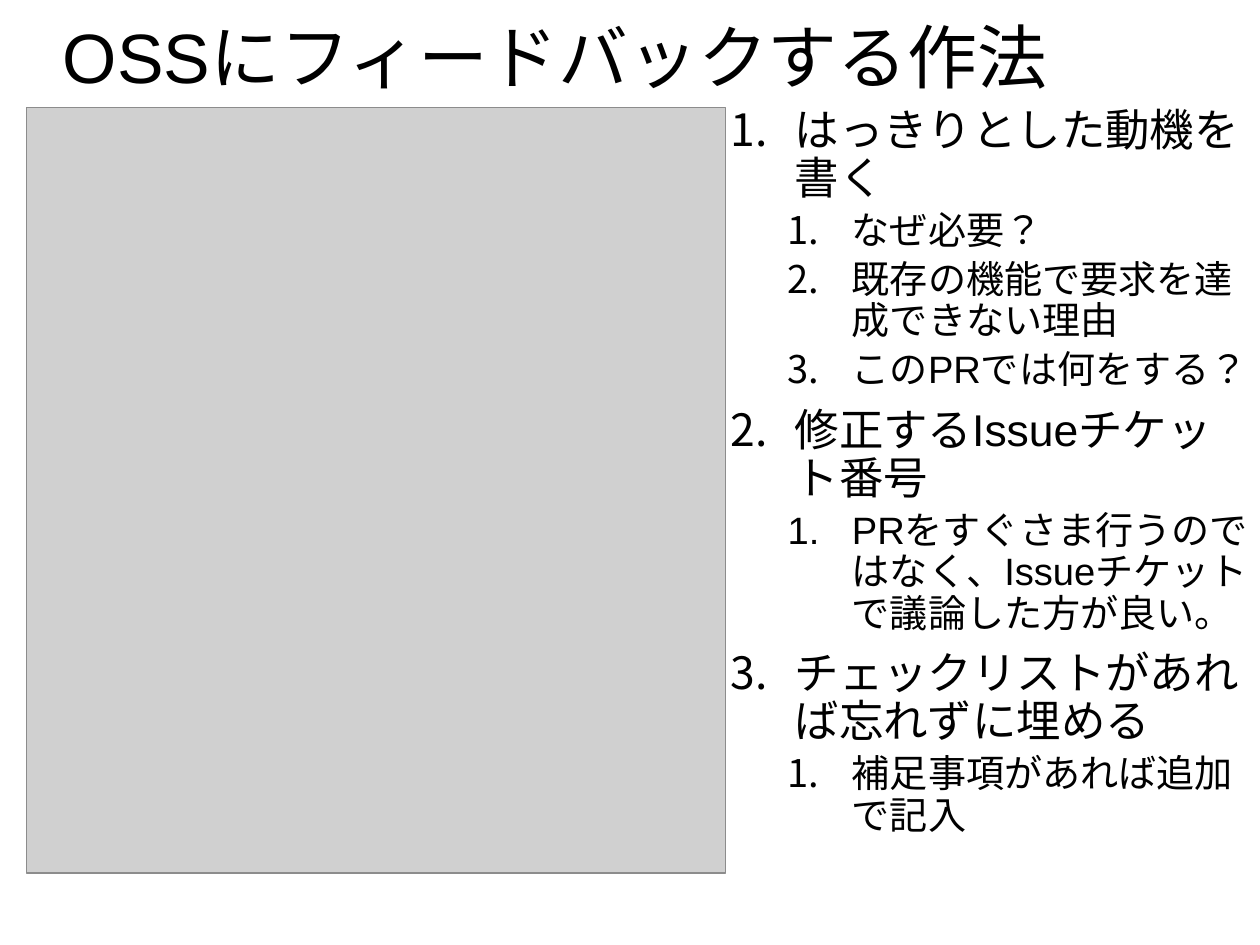
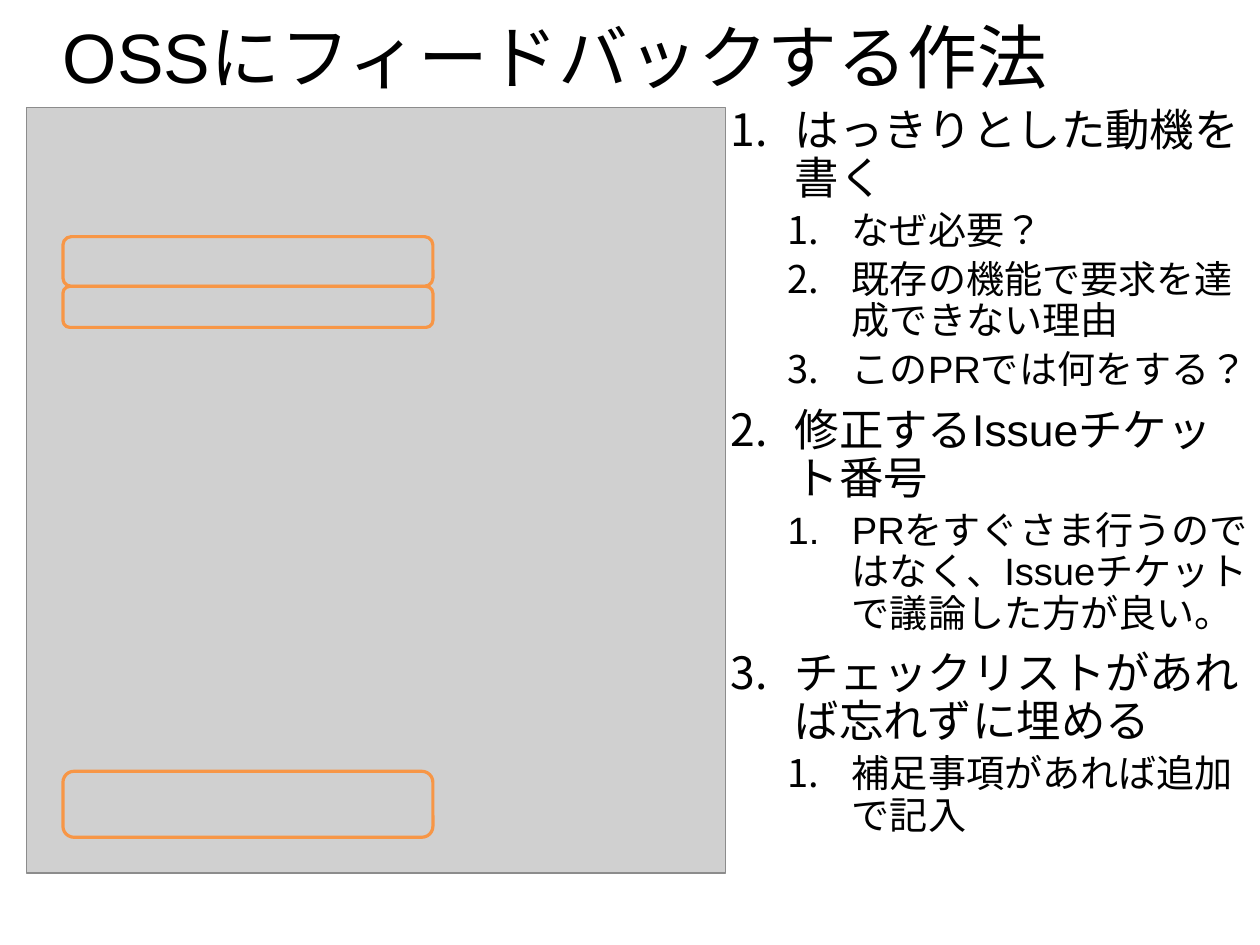
Before and after one commit to cosmo0920/prometheus_meetup_slide_20200115, a slide deck: slide 18 of Prometheus_meetup_slide.pptx. Drawn at 1260x945 pixels with LibreOffice and Linux fonts; fonts in the diff are those of the drawing; grey boxes stand for pictures; background and template pictures are left out. Boxes give left, top, right and bottom in pixels: in the first picture for what was removed or moved away, otherwise in the second. Text is boxed around its words. In the diff, an @@ line names an element or a change of style, - is before the commit and + after.

```diff
--- a/Prometheus_meetup_slide.pptx
+++ b/Prometheus_meetup_slide.pptx
@@ rounded rectangle added at [63, 237, 433, 286], outline #F79646 2 pt @@
@@ rounded rectangle added at [63, 287, 433, 328], outline #F79646 2 pt @@
@@ rounded rectangle added at [63, 772, 433, 838], outline #F79646 2 pt @@
```
Also in this commit, not shown: 1 other file.
